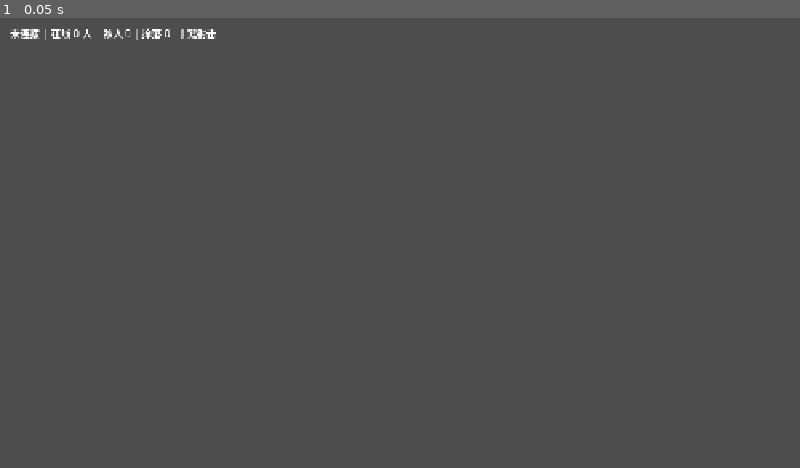
Above: before the commit, frame 1.
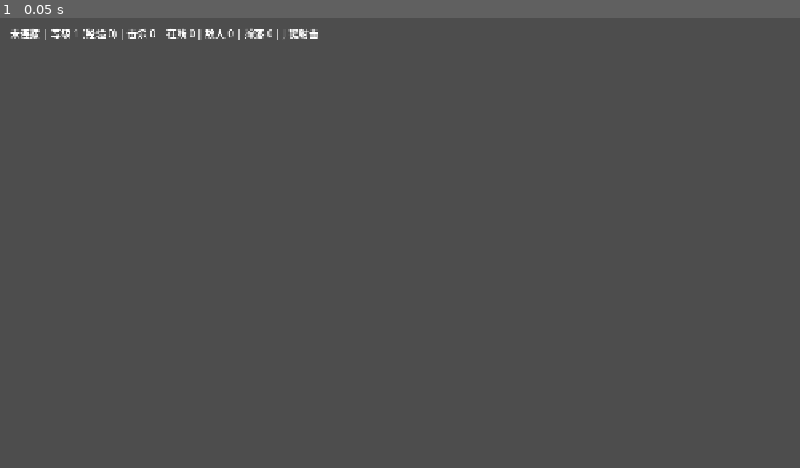
Above: after the commit, the same moment.

Repository: kiony6/roguecoop-trae
Game: Godot game, scene res://scenes/world.tscn
The game is run twice, just before and just after one commit, with the same random seed, the same clock (stepped at 60 frames per second) and the same inputs. This scene is started directly instead of the project's main scene.
Inputs:
- Up to frame 1 (0.05 s): no input

The runs differ from the first frame. In frame 1, 0.4% of the frame differs, in the area x 6-40%, y 2-5%.

Commit message:
feat(game): 倒地/救援与 Boss 表现、HUD、升级选卡与结算面板

Diff:
--- a/scripts/enemy.gd
+++ b/scripts/enemy.gd
@@ -1,10 +1,11 @@
 extends Node2D
-## 敌人表现节点。客户端按到达时间插值，主机直连权威位置。
+## 敌人表现节点。客户端按到达时间插值，主机直连权威位置。M3：Boss 差异化绘制。
 
 const Interp := preload("res://net/interp.gd")
 const Combat := preload("res://sim/combat.gd")
 
 var enemy_id := 0
+var kind := Combat.ENEMY_KIND_NORMAL
 
 var _interp := Interp.new()
 var _auth := Vector2.ZERO
@@ -18,13 +19,14 @@
 	queue_redraw()
 
 
-func push_authoritative(pos: Vector2, hp: int) -> void:
+func push_authoritative(pos: Vector2, hp: int, kind_in: int) -> void:
 	if not _has_auth:
 		_has_auth = true
 		_auth = pos
 		position = pos
 	_auth = pos
 	_hp = hp
+	kind = kind_in
 	_interp.push(pos, float(Time.get_ticks_msec()))
 	queue_redraw()
 
@@ -39,10 +41,15 @@
 
 
 func _draw() -> void:
-	var t := clampf(1.0 - float(_hp) / float(Combat.ENEMY_MAX_HP), 0.0, 1.0)
-	var col := Color("b23b3b").lerp(Color("ff8080"), t)
-	draw_circle(Vector2.ZERO, Combat.ENEMY_RADIUS, col)
-	draw_arc(Vector2.ZERO, Combat.ENEMY_RADIUS, 0.0, TAU, 20, col.darkened(0.4), 2.0)
-	# 血条
-	draw_rect(Rect2(-12.0, -Combat.ENEMY_RADIUS - 9.0, 24.0, 3.0), Color(0, 0, 0, 0.5))
-	draw_rect(Rect2(-12.0, -Combat.ENEMY_RADIUS - 9.0, 24.0 * t, 3.0), Color("ffd93d"))
+	var max_hp := Combat.enemy_max_hp(kind)
+	var radius := Combat.enemy_radius(kind)
+	var t := clampf(1.0 - float(_hp) / float(max_hp), 0.0, 1.0)
+	var base := Color("6a3bb2") if kind == Combat.ENEMY_KIND_BOSS else Color("b23b3b")
+	var col := base.lerp(Color("ff8080"), t)
+	draw_circle(Vector2.ZERO, radius, col)
+	draw_arc(Vector2.ZERO, radius, 0.0, TAU, 24, col.darkened(0.4), 2.0)
+	if kind == Combat.ENEMY_KIND_BOSS:
+		draw_arc(Vector2.ZERO, radius + 5.0, 0.0, TAU, 32, Color("e0b0ff"), 2.0)
+	var w := radius * 1.7
+	draw_rect(Rect2(-w * 0.5, -radius - 9.0, w, 3.0), Color(0, 0, 0, 0.5))
+	draw_rect(Rect2(-w * 0.5, -radius - 9.0, w * t, 3.0), Color("ffd93d"))
--- a/scripts/loot.gd
+++ b/scripts/loot.gd
@@ -1,5 +1,7 @@
 extends Node2D
-## 掉落物表现节点。位置随快照更新（M2 不做插值，掉落物会磁吸移动）。
+## 掉落物表现节点。位置随快照更新（不做插值，掉落物会磁吸移动）。M3：按 kind 区分外观。
+
+const Combat := preload("res://sim/combat.gd")
 
 var loot_id := 0
 var kind := 0
@@ -17,7 +19,10 @@
 
 
 func _draw() -> void:
+	var big := kind == Combat.LOOT_KIND_BIG
+	var r := 9.0 if big else 6.0
+	var col := Color("ffd93d") if big else Color("7be07b")
 	var pts := PackedVector2Array(
-		[Vector2(0.0, -6.0), Vector2(6.0, 0.0), Vector2(0.0, 6.0), Vector2(-6.0, 0.0)]
+		[Vector2(0.0, -r), Vector2(r, 0.0), Vector2(0.0, r), Vector2(-r, 0.0)]
 	)
-	draw_colored_polygon(pts, Color("7be07b"))
+	draw_colored_polygon(pts, col)
--- a/scripts/player.gd
+++ b/scripts/player.gd
@@ -2,6 +2,7 @@
 ## 玩家表现节点。状态全部来自 Net 的 world_state 推送：
 ## - 主机端：一切权威直连（自己 + 远端都直接读权威位置）
 ## - 客户端：本地玩家「预测 + 软校正」，远端玩家「按到达时间插值」
+## M3：新增倒地/阵亡表现与救援进度环。
 
 const Interp := preload("res://net/interp.gd")
 const Movement := preload("res://sim/movement.gd")
@@ -15,6 +16,8 @@
 var is_local := false
 var color := Color.WHITE
 var hp := Combat.PLAYER_MAX_HP
+var status := Combat.PLAYER_ALIVE
+var revive01 := 0
 
 var _interp := Interp.new()
 var _auth := Vector2.ZERO
@@ -31,7 +34,7 @@
 	queue_redraw()
 
 
-func push_authoritative(pos: Vector2, hp_in: int) -> void:
+func push_authoritative(pos: Vector2, hp_in: int, status_in: int, revive_in: int) -> void:
 	if not _has_auth:
 		_has_auth = true
 		_auth = pos
@@ -39,12 +42,17 @@
 		position = pos
 	_auth = pos
 	hp = hp_in
+	status = status_in
+	revive01 = revive_in
 	_interp.push(pos, float(Time.get_ticks_msec()))
 	queue_redraw()
 
 
 func _physics_process(delta: float) -> void:
 	if not _has_auth:
+		return
+	if status != Combat.PLAYER_ALIVE:
+		position = _auth  # 倒地/阵亡：不再预测，直接贴权威位置
 		return
 	if is_local and Net.is_client():
 		_local_tick(delta)
@@ -77,10 +85,21 @@
 
 
 func _draw() -> void:
-	draw_circle(Vector2.ZERO, RADIUS, color)
-	draw_arc(Vector2.ZERO, RADIUS, 0.0, TAU, 24, color.darkened(0.35), 2.0)
+	if status == Combat.PLAYER_DEAD:
+		draw_arc(Vector2.ZERO, RADIUS, 0.0, TAU, 20, color.darkened(0.6), 2.0)
+		return
+	var body := color
+	if status == Combat.PLAYER_DOWNED:
+		body = color.darkened(0.55)
+	draw_circle(Vector2.ZERO, RADIUS, body)
+	draw_arc(Vector2.ZERO, RADIUS, 0.0, TAU, 24, body.darkened(0.35), 2.0)
 	if is_local:
 		draw_arc(Vector2.ZERO, RADIUS + 4.0, 0.0, TAU, 24, color.lightened(0.4), 1.0)
+	if status == Combat.PLAYER_DOWNED:
+		# 救援进度环（顺时针，进度越满越接近救起）
+		var p := float(revive01) / 255.0
+		draw_arc(Vector2.ZERO, RADIUS + 7.0, -PI * 0.5, -PI * 0.5 + TAU * p, 32, Color("7be07b"), 3.0)
+		return
 	var ratio := clampf(float(hp) / float(Combat.PLAYER_MAX_HP), 0.0, 1.0)
 	draw_rect(Rect2(-14.0, -RADIUS - 9.0, 28.0, 3.0), Color(0, 0, 0, 0.5))
 	draw_rect(Rect2(-14.0, -RADIUS - 9.0, 28.0 * ratio, 3.0), Color("7be07b"))
--- /dev/null
+++ b/scripts/runover_menu.gd
@@ -0,0 +1,49 @@
+extends Control
+## 结算面板（M3）：胜利/失败 + 统计 + 返回主菜单。
+
+signal back_requested
+
+
+func _ready() -> void:
+	visible = false
+	set_anchors_preset(Control.PRESET_FULL_RECT)
+	mouse_filter = Control.MOUSE_FILTER_STOP
+
+
+func show_result(won: bool, stats: Dictionary) -> void:
+	for c in get_children():
+		c.queue_free()
+	visible = true
+
+	var bg := ColorRect.new()
+	bg.set_anchors_preset(Control.PRESET_FULL_RECT)
+	bg.color = Color(0, 0, 0, 0.75)
+	bg.mouse_filter = Control.MOUSE_FILTER_IGNORE
+	add_child(bg)
+
+	var box := VBoxContainer.new()
+	box.position = Vector2(420.0, 220.0)
+	box.add_theme_constant_override("separation", 10)
+	add_child(box)
+
+	var title := Label.new()
+	title.text = "胜利！" if won else "全员阵亡……"
+	box.add_child(title)
+
+	var info := Label.new()
+	info.text = (
+		"存活 %.1f 秒 | 击杀 %d | 等级 %d | 击败 Boss %d"
+		% [
+			float(stats.get("seconds", 0.0)),
+			int(stats.get("kills", 0)),
+			int(stats.get("level", 1)),
+			int(stats.get("boss_kills", 0)),
+		]
+	)
+	box.add_child(info)
+
+	var btn := Button.new()
+	btn.text = "返回主菜单"
+	btn.custom_minimum_size = Vector2(220.0, 40.0)
+	btn.pressed.connect(func() -> void: back_requested.emit())
+	box.add_child(btn)
--- /dev/null
+++ b/scripts/upgrade_menu.gd
@@ -0,0 +1,52 @@
+extends Control
+## 升级选卡面板（M3）。world.gd 收到 upgrade_offer 时调用 open(choices)。
+
+signal picked(card_id: int)
+
+const Progression := preload("res://sim/progression.gd")
+
+var _locked := false
+
+
+func _ready() -> void:
+	visible = false
+	set_anchors_preset(Control.PRESET_FULL_RECT)
+	mouse_filter = Control.MOUSE_FILTER_STOP
+
+
+func open(choices: PackedInt32Array) -> void:
+	for c in get_children():
+		c.queue_free()
+	_locked = false
+	visible = true
+
+	var bg := ColorRect.new()
+	bg.set_anchors_preset(Control.PRESET_FULL_RECT)
+	bg.color = Color(0, 0, 0, 0.6)
+	bg.mouse_filter = Control.MOUSE_FILTER_IGNORE
+	add_child(bg)
+
+	var box := VBoxContainer.new()
+	box.position = Vector2(440.0, 210.0)
+	box.add_theme_constant_override("separation", 12)
+	add_child(box)
+
+	var title := Label.new()
+	title.text = "升级！选择一项强化（只作用于你自己）"
+	box.add_child(title)
+
+	for cid in choices:
+		var card := Progression.card_by_id(int(cid))
+		var btn := Button.new()
+		btn.text = str(card.get("name", "?"))
+		btn.custom_minimum_size = Vector2(320.0, 44.0)
+		btn.pressed.connect(_on_pick.bind(int(cid)))
+		box.add_child(btn)
+
+
+func _on_pick(card_id: int) -> void:
+	if _locked:
+		return
+	_locked = true
+	visible = false
+	picked.emit(card_id)
--- a/scripts/world.gd
+++ b/scripts/world.gd
@@ -1,9 +1,13 @@
 extends Node2D
-## 世界场景：只负责按 Net 广播的 world_state 渲染玩家/敌人/掉落，不参与任何权威裁决。
+## 世界场景：按 Net 广播的 world_state 渲染玩家/敌人/掉落，并承载 HUD / 升级 / 结算面板。
+## 不参与任何权威裁决。
 
 const PlayerScript := preload("res://scripts/player.gd")
 const EnemyScript := preload("res://scripts/enemy.gd")
 const LootScript := preload("res://scripts/loot.gd")
+const UpgradeMenu := preload("res://scripts/upgrade_menu.gd")
+const RunOverMenu := preload("res://scripts/runover_menu.gd")
+const Progression := preload("res://sim/progression.gd")
 
 const COLORS: Array[Color] = [
 	Color("4aa3ff"),
@@ -15,6 +19,13 @@
 var _player_nodes := {}
 var _enemy_nodes := {}
 var _loot_nodes := {}
+var _level := 1
+var _xp := 0
+var _kills := 0
+var _last_pick := ""
+
+var _upgrade_menu: Control
+var _runover_menu: Control
 
 @onready var _info: Label = $Hud/Info
 
@@ -22,6 +33,20 @@
 func _ready() -> void:
 	Net.world_state.connect(_on_world_state)
 	Net.player_left.connect(_on_player_left)
+	Net.upgrade_offer.connect(_on_upgrade_offer)
+	Net.player_upgrade.connect(_on_player_upgrade)
+	Net.run_over.connect(_on_run_over)
+
+	_upgrade_menu = UpgradeMenu.new()
+	_upgrade_menu.name = "UpgradeMenu"
+	$Hud.add_child(_upgrade_menu)
+	_upgrade_menu.picked.connect(_on_upgrade_picked)
+
+	_runover_menu = RunOverMenu.new()
+	_runover_menu.name = "RunOverMenu"
+	$Hud.add_child(_runover_menu)
+	_runover_menu.back_requested.connect(_on_back_requested)
+
 	_update_info()
 
 
@@ -29,7 +54,10 @@
 	_update_info()
 
 
-func _on_world_state(_tick: int, players: Array, enemies: Array, loot: Array) -> void:
+func _on_world_state(_tick: int, meta: Dictionary, players: Array, enemies: Array, loot: Array) -> void:
+	_level = int(meta.get("level", 1))
+	_xp = int(meta.get("xp", 0))
+	_kills = int(meta.get("kills", 0))
 	_sync_players(players)
 	_sync_enemies(enemies)
 	_sync_loot(loot)
@@ -41,7 +69,9 @@
 		var node: Node2D = _player_nodes.get(id)
 		if node == null:
 			node = _spawn_player(id)
-		node.push_authoritative(p["pos"], int(p.get("hp", 100)))
+		node.push_authoritative(
+			p["pos"], int(p.get("hp", 100)), int(p.get("status", 0)), int(p.get("revive01", 0))
+		)
 
 
 func _sync_enemies(enemies: Array) -> void:
@@ -52,7 +82,7 @@
 		var node: Node2D = _enemy_nodes.get(id)
 		if node == null:
 			node = _spawn_enemy(id)
-		node.push_authoritative(e["pos"], int(e.get("hp", 0)))
+		node.push_authoritative(e["pos"], int(e.get("hp", 0)), int(e.get("kind", 0)))
 	for id in _enemy_nodes.keys():
 		if not alive.has(id):
 			_enemy_nodes[id].queue_free()
@@ -108,13 +138,53 @@
 	return node
 
 
+# ---------------- 升级与结算 ----------------
+
+
+func _on_upgrade_offer(choices: PackedInt32Array) -> void:
+	if _upgrade_menu != null:
+		_upgrade_menu.open(choices)
+
+
+func _on_upgrade_picked(card_id: int) -> void:
+	Net.send_upgrade_pick(card_id)
+
+
+func _on_player_upgrade(player_id: int, card_id: int) -> void:
+	var card := Progression.card_by_id(card_id)
+	_last_pick = "%d 号获得 %s" % [player_id, str(card.get("name", "?"))]
+
+
+func _on_run_over(won: bool, stats: Dictionary) -> void:
+	if _runover_menu != null:
+		_runover_menu.show_result(won, stats)
+
+
+func _on_back_requested() -> void:
+	if Net.is_client():
+		Net.client_disconnect()
+	elif Net.is_host():
+		Net.host_stop()
+	get_tree().change_scene_to_file("res://scenes/main.tscn")
+
+
 func _update_info() -> void:
 	var role := "未连接"
 	if Net.is_host():
 		role = "主机 id=%d" % Net.local_id
 	elif Net.is_client():
 		role = "客户端 id=%d" % Net.local_id
+	var pick := "" if _last_pick.is_empty() else " | %s" % _last_pick
 	_info.text = (
-		"%s | 在线 %d 人 | 敌人 %d | 掉落 %d | J 键射击"
-		% [role, _player_nodes.size(), _enemy_nodes.size(), _loot_nodes.size()]
+		"%s | 等级 %d (经验 %d) | 击杀 %d | 在线 %d | 敌人 %d | 掉落 %d | J 键射击%s"
+		% [
+			role,
+			_level,
+			_xp,
+			_kills,
+			_player_nodes.size(),
+			_enemy_nodes.size(),
+			_loot_nodes.size(),
+			pick,
+		]
 	)
